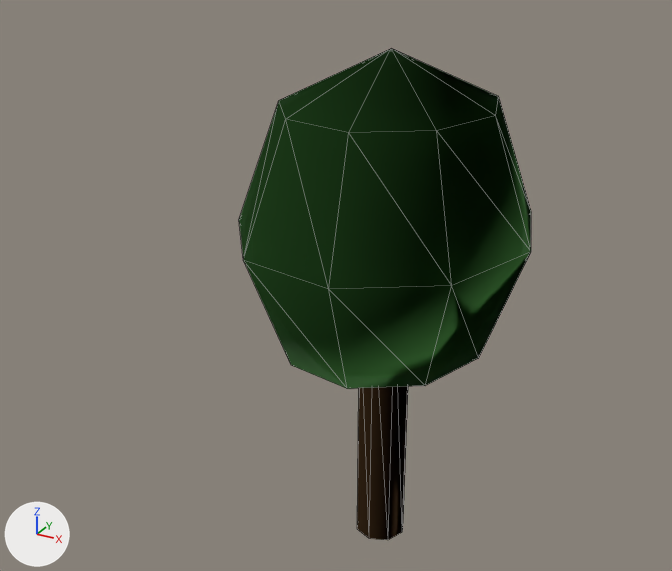
Before and after pictures for a commit that changed the glTF model dist/models/tree_deciduous_03.glb.
Before and after are seen from a camera (50 mm lens) standing at (0.74, -1.554, 1.344) and looking at (-0.028, -0.157, 0.646). Every picture has the same lights, and +X, +Y and +Z are marked at lower left. The older version comes first. Mesh edges are drawn as thin lines.

The older version as bpy lines, for what is in view:
```python
me_mesh_0 = bpy.data.meshes.new('Mesh_0')
me_mesh_0.from_pydata(...)  # 61 vertices, 88 faces; spans x -0.273..0.29, y -0.325..0.325, z 0.0..1.06
# faces by material slot: [16, 72]
me_mesh_0.materials.append(mat_material_0)  # brown #956f4b
me_mesh_0.materials.append(mat_material_1)  # green #61ac59
ob_mesh_0 = bpy.data.objects.new('Mesh_0', me_mesh_0)
ob_mesh_0.location = (0.0, 0.0, 0.0)
```
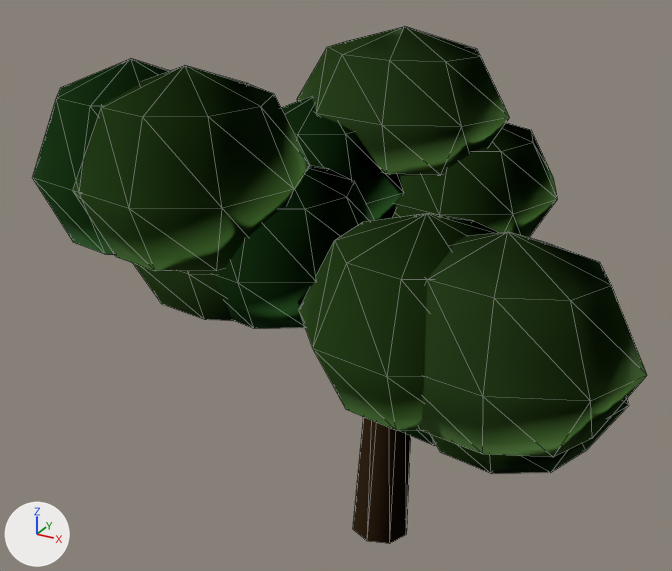
What changed in the scene script:
```text
Change me_mesh_0:
    remove me_mesh_0.from_pydata(...)  # 61 vertices, 88 faces; spans x -0.273..0.29, y -0.325..0.325, z 0.0..1.06
    add me_mesh_0.from_pydata(...)  # 503 vertices, 780 faces; spans x -0.409..0.579, y -0.61..0.267, z -0.003..1.1
    me_mesh_0 part 1: a new loose piece, a UV sphere (9 segments, 4 rings, poles along z) spanning x 0.087..0.417, y -0.421..-0.076, z 0.47..0.75, in mat_material_13 (green #59a850)
    me_mesh_0 part 2: a new loose piece, a UV sphere (9 segments, 4 rings, poles along z) spanning x 0.07..0.435, y -0.576..-0.201, z 0.575..0.905, in mat_material_14 (green #76b655)
    me_mesh_0 part 3: a new loose piece, a UV sphere (9 segments, 4 rings, poles along z) spanning x -0.316..0.083, y -0.515..-0.2, z 0.65..0.93, in mat_material_15 (green #84c261)
    me_mesh_0 part 4: a new loose piece, a UV sphere (9 segments, 4 rings, poles along z) spanning x -0.409..-0.079, y -0.59..-0.245, z 0.755..1.085, in mat_material_16 (green #59a850)
    me_mesh_0 part 5: a new loose piece, a UV sphere (9 segments, 4 rings, poles along z) spanning x 0.175..0.54, y -0.454..-0.08, z 0.47..0.75, in mat_material_17 (green #76b655)
    me_mesh_0 part 6: a new loose piece, a UV sphere (9 segments, 4 rings, poles along z) spanning x 0.179..0.579, y -0.563..-0.248, z 0.575..0.905, in mat_material_18 (green #84c261)
    me_mesh_0 part 7: a new loose piece, a UV sphere (9 segments, 4 rings, poles along z) spanning x -0.19..0.139, y -0.509..-0.164, z 0.65..0.93, in mat_material_19 (green #59a850)
    me_mesh_0 part 8: a new loose piece, a UV sphere (9 segments, 4 rings, poles along z) spanning x -0.317..0.048, y -0.61..-0.236, z 0.755..1.085, in mat_material_20 (green #76b655)
    me_mesh_0 part 9: the loose piece of 45 vertices spanning x -0.273..0.29, y -0.325..0.325, z 0.38..1.06 is scaled about its middle by (0.71, 0.485, 0.412), then moved by (0.022, 0.0, 0.24), in mat_material_21 (green #84c261)
    me_mesh_0 part 10: a new loose piece, a UV sphere (9 segments, 4 rings, poles along z) spanning x -0.26..0.07, y -0.252..0.092, z 0.655..0.985, in mat_material_22 (green #59a850)
    me_mesh_0 part 11: a new loose piece, a UV sphere (9 segments, 4 rings, poles along z) spanning x -0.057..0.308, y -0.107..0.267, z 0.66..0.94, in mat_material_23 (green #76b655)
    me_mesh_0 part 12: the loose piece of 16 vertices spanning x -0.055..0.055, y -0.055..0.055, z 0.0..0.58 is rebuilt with 16 vertices and now spans x -0.065..0.068, y -0.065..0.065, z -0.003..0.642
    other edits to the shape of me_mesh_0 do not show in these pictures
    add me_mesh_0.materials.append(mat_material_2)  # brown #9e7950
    add me_mesh_0.materials.append(mat_material_3)  # brown #9e7950
    add me_mesh_0.materials.append(mat_material_4)  # brown #9e7950
    add me_mesh_0.materials.append(mat_material_5)  # brown #9e7950
    add me_mesh_0.materials.append(mat_material_6)  # brown #9e7950
    add me_mesh_0.materials.append(mat_material_7)  # brown #9e7950
    add me_mesh_0.materials.append(mat_material_8)  # brown #9e7950
    add me_mesh_0.materials.append(mat_material_9)  # brown #9e7950
    add me_mesh_0.materials.append(mat_material_10)  # brown #9e7950
    add me_mesh_0.materials.append(mat_material_11)  # brown #9e7950
    add me_mesh_0.materials.append(mat_material_12)  # brown #9e7950
    add me_mesh_0.materials.append(mat_material_13)  # green #59a850
    add me_mesh_0.materials.append(mat_material_14)  # green #76b655
    add me_mesh_0.materials.append(mat_material_15)  # green #84c261
    add me_mesh_0.materials.append(mat_material_16)  # green #59a850
    add me_mesh_0.materials.append(mat_material_17)  # green #76b655
    add me_mesh_0.materials.append(mat_material_18)  # green #84c261
    add me_mesh_0.materials.append(mat_material_19)  # green #59a850
    add me_mesh_0.materials.append(mat_material_20)  # green #76b655
    add me_mesh_0.materials.append(mat_material_21)  # green #84c261
    add me_mesh_0.materials.append(mat_material_22)  # green #59a850
    add me_mesh_0.materials.append(mat_material_23)  # green #76b655
```

Boxes [x1, y1, x2, y2] around the edits, measured in the pictures (672 x 571 px; the box of a moved part takes in the faces that stretch with it):
'Mesh_0', reshaped (110% wider): before [239, 48, 531, 540]; after [33, 27, 647, 544]
part 1 of me_mesh_0, added (mostly hidden): after [400, 430, 436, 445]
part 2 of me_mesh_0, added (green): after [299, 213, 500, 431]
part 3 of me_mesh_0, added (green): after [133, 263, 234, 321]
part 4 of me_mesh_0, added (green): after [33, 59, 169, 255]
part 5 of me_mesh_0, added: after [430, 399, 629, 474]
part 6 of me_mesh_0, added (green): after [421, 232, 647, 457]
part 7 of me_mesh_0, added: after [214, 166, 375, 329]
part 8 of me_mesh_0, added (green): after [73, 66, 310, 271]
part 9 of me_mesh_0, moved or reshaped: before [239, 48, 531, 389]; after [297, 27, 510, 176]
part 10 of me_mesh_0, added: after [281, 97, 403, 220]
part 11 of me_mesh_0, added (green): after [393, 123, 558, 238]
part 12 of me_mesh_0, rebuilt: before [357, 386, 408, 540]; after [353, 417, 411, 544]
